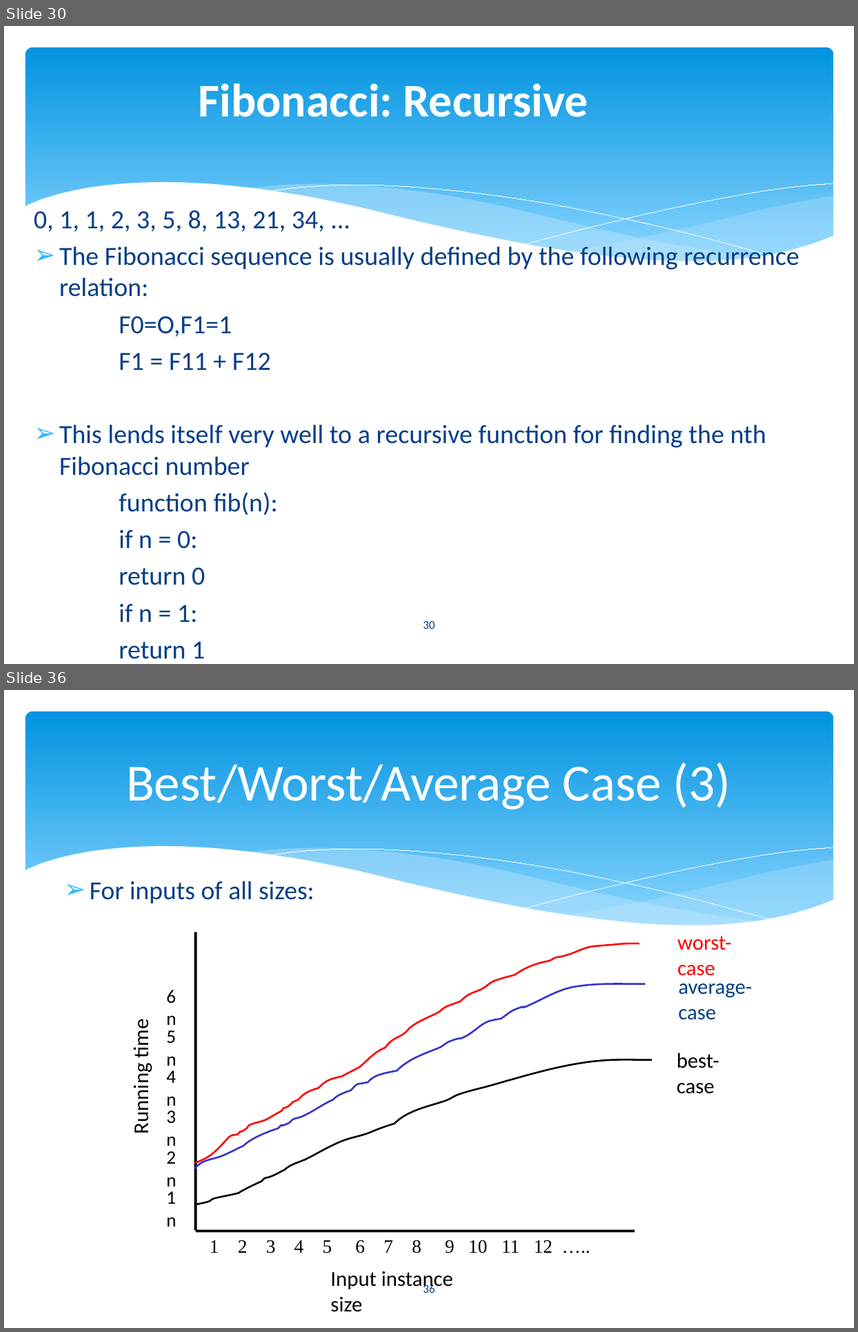
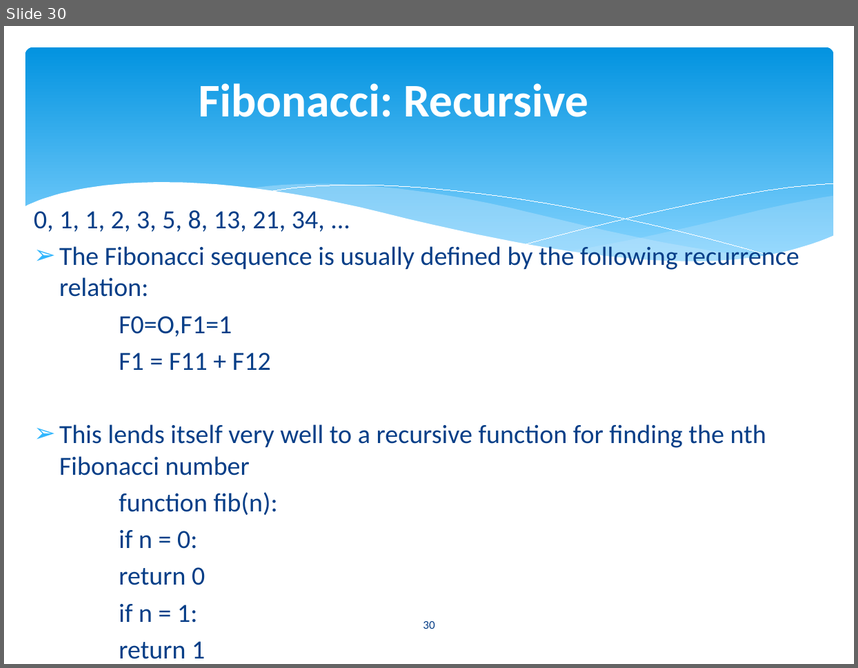
Before and after one commit to asimriaz/DSA-2023, a slide deck: Lecture 1.pptx. Shown one above the other, each under a label of ours: slides 30 and 36 before the commit, slide 30 after it; the slides between them are not shown. The pictures are 858x1332 and 858x668 pixels, drawn with LibreOffice and Linux fonts; fonts in the diff are those of the drawing. Boxes give left, top, right and bottom in pixels: in the first picture for what was removed or moved away, otherwise in the second. Text is boxed around its words. In the diff, an @@ line names an element or a change of style, - is before the commit and + after.

```diff
--- a/Lecture 1.pptx
+++ b/Lecture 1.pptx
@@ slide 36 removed at (4, 690, 854, 1328), background #FFFFFF; not listed: 6 template elements that a slide beside it also shows @@
@@ title removed at (126, 762, 731, 809) @@
-Best/Worst/Average Case (3)
@@ text removed at (90, 881, 314, 903) @@
-  ➢ For inputs of all sizes:
@@ line removed from (195, 932) to (195, 1230) @@
@@ text removed at (677, 936, 732, 976) @@
-worst-case
@@ freeform shape removed at (194, 943, 639, 1163) @@
@@ text removed at (158, 980, 194, 1012) @@
-6n
@@ freeform shape removed at (194, 983, 645, 1169) @@
@@ text removed at (678, 983, 752, 1020) @@
-average-case
@@ text removed at (158, 1020, 194, 1052) @@
-5n
@@ text removed at (128, 1022, 154, 1132) @@
-Running time
@@ text removed at (158, 1060, 194, 1092) @@
-4n
@@ freeform shape removed at (195, 1059, 652, 1204) @@
@@ text removed at (677, 1052, 720, 1094) @@
-best-case
@@ text removed at (158, 1100, 194, 1131) @@
-3n
@@ text removed at (158, 1141, 194, 1172) @@
-2n
@@ text removed at (158, 1181, 194, 1212) @@
-1n
@@ line removed from (195, 1231) to (635, 1231) @@
@@ text removed at (210, 1239, 553, 1253) @@
-1 2 3 4 5 6 7 8 9 10 11 12 …..
@@ text removed at (330, 1271, 453, 1312) @@
-Input instance size
@@ page number removed at (423, 1283, 435, 1292) @@
-36
```
Also in this commit, not shown: 1 slide changed, 5 other slides removed.
